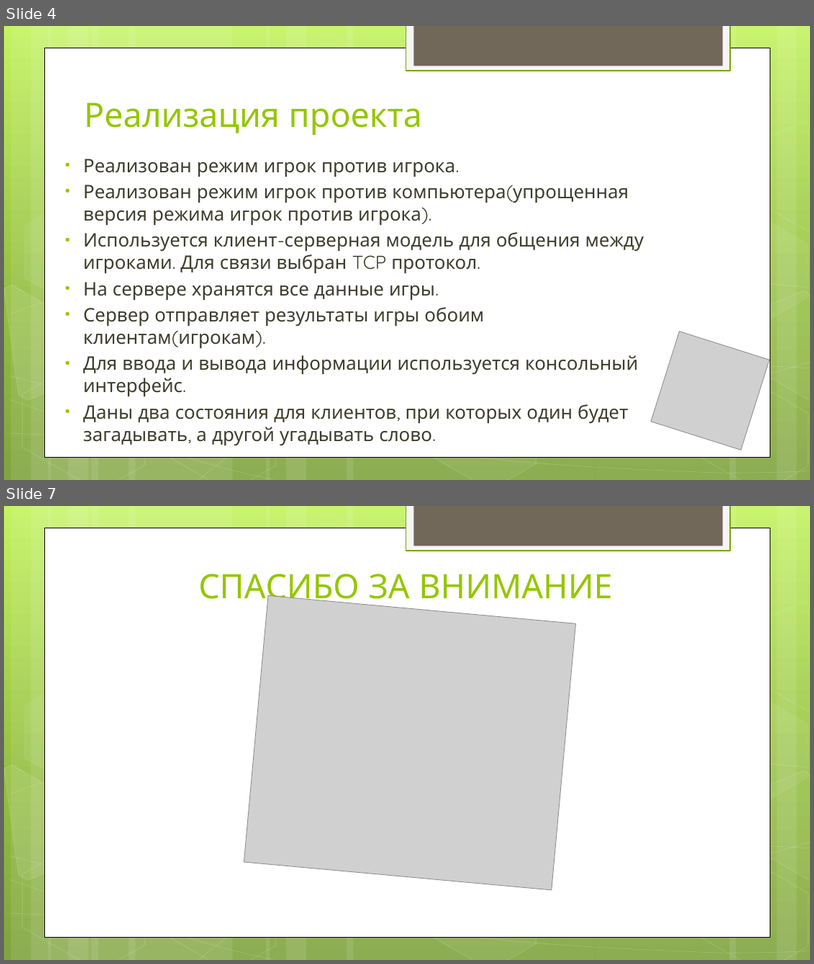
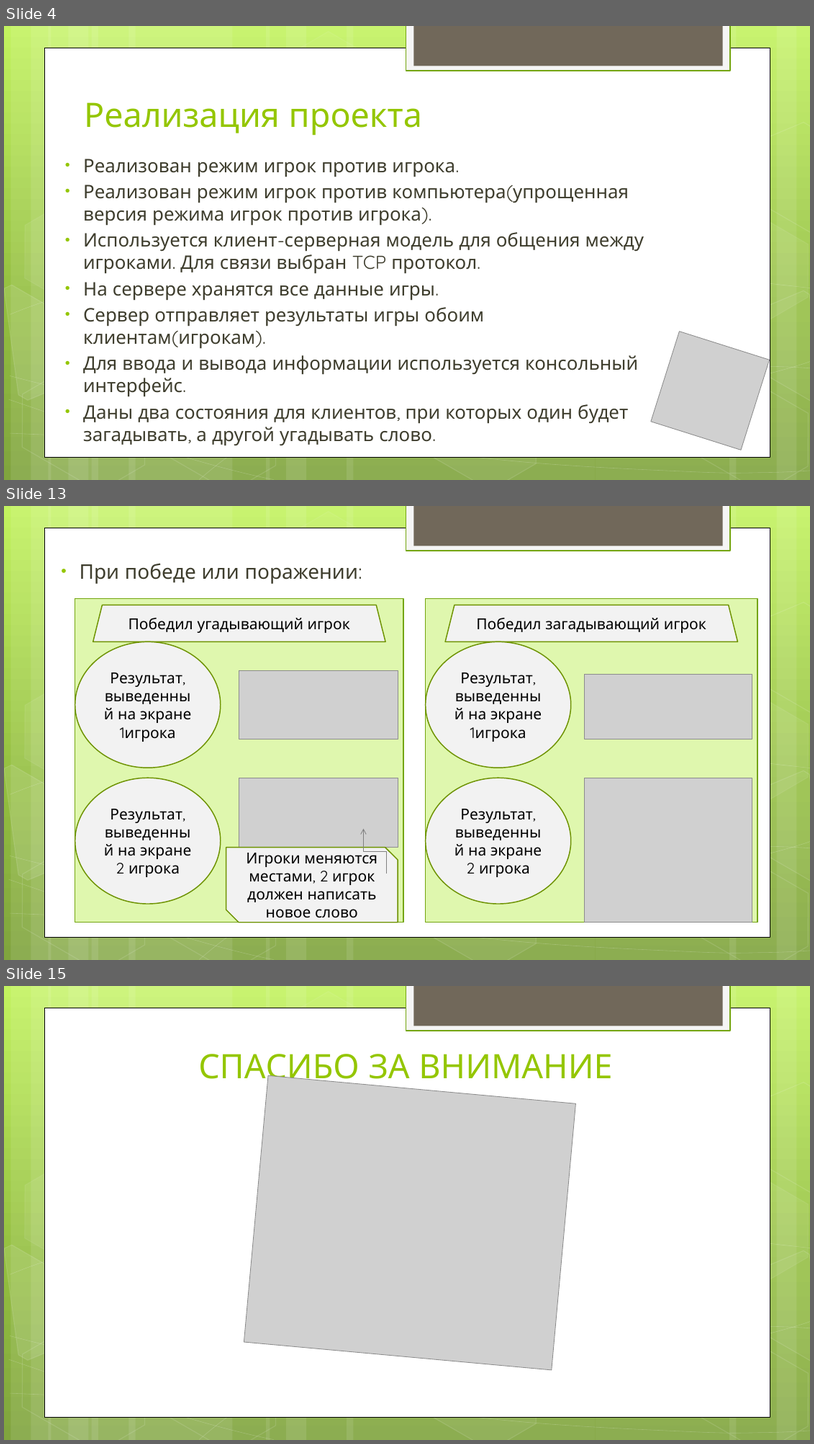
Before and after one commit to Toad-Non-Stop/Toad-Non-Stop, a slide deck: OC_Labs/palach/Презентация курсовой.ppt. Shown one above the other, each under a label of ours: slides 4 and 7 before the commit, slides 4, 13 and 15 after it; the slides between them are not shown. The pictures are 814x964 and 814x1444 pixels, drawn with LibreOffice and Linux fonts; fonts in the diff are those of the drawing; grey boxes stand for pictures. Boxes give left, top, right and bottom in pixels: in the first picture for what was removed or moved away, otherwise in the second. Text is boxed around its words. In the diff, an @@ line names an element or a change of style, - is before the commit and + after.

```diff
--- a/OC_Labs/palach/Презентация курсовой.ppt
+++ b/OC_Labs/palach/Презентация курсовой.ppt
@@ slide 13 added at [4, 506, 810, 960], background gradient #C3F35F to #93BF3F to #81A53E; not listed: 30 template elements that a slide beside it also shows @@
@@ text added at [80, 563, 358, 584], 24 pt, text #3E3D2D @@
+• При победе или поражении:
@@ rectangle added at [75, 599, 404, 922], fill #DFF7AE, outline #74A510 1.25 pt @@
@@ trapezoid added at [93, 605, 386, 642], fill #F2F2F2, outline #6D9200 1.25 pt, 18 pt, text #000000 @@
+Победил угадывающий игрок
@@ rectangle added at [426, 599, 758, 922], fill #DFF7AE, outline #74A510 1.25 pt @@
@@ trapezoid added at [445, 605, 738, 642], fill #F2F2F2, outline #6D9200 1.25 pt, 18 pt, text #000000 @@
+Победил загадывающий игрок
@@ ellipse added at [75, 641, 221, 767], fill #F2F2F2, outline #6D9200 1.25 pt, 18 pt, text #000000 @@
+Результат, выведенный на экране 1игрока
@@ ellipse added at [426, 641, 571, 767], fill #F2F2F2, outline #6D9200 1.25 pt, 18 pt, text #000000 @@
+Результат, выведенный на экране 1игрока
@@ picture added at [239, 671, 398, 739] @@
@@ picture added at [585, 674, 752, 739] @@
@@ ellipse added at [75, 777, 221, 903], fill #F2F2F2, outline #6D9200 1.25 pt, 18 pt, text #000000 @@
+Результат, выведенный на экране 2 игрока
@@ picture added at [239, 777, 398, 847] @@
@@ ellipse added at [426, 777, 571, 903], fill #F2F2F2, outline #6D9200 1.25 pt, 18 pt, text #000000 @@
+Результат, выведенный на экране 2 игрока
@@ picture added at [585, 777, 752, 922] @@
@@ elbow arrow added from (386, 873) to (364, 829), #808080 0.75 pt @@
@@ snip diag rect added at [226, 847, 399, 922], fill #F2F2F2, outline #6D9200 1.25 pt, 18 pt, text #000000 @@
+Игроки меняются местами, 2 игрок должен написать новое слово
@@ what was slide 7 is now slide 15 @@
```
Also in this commit, not shown: 2 slides changed, 7 other slides added.
